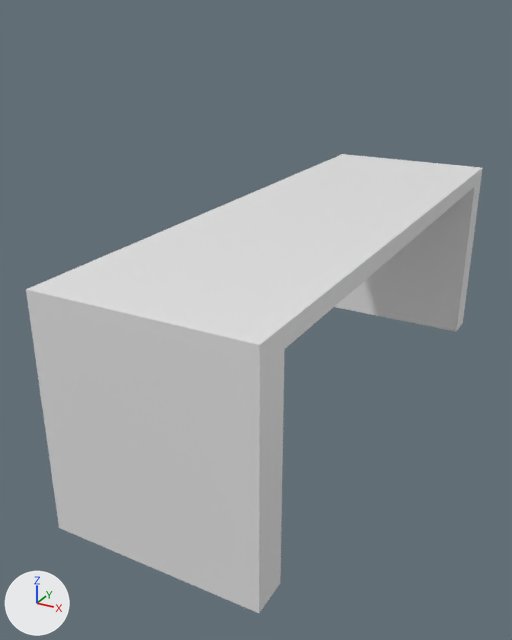
The FBX model 2020_Simulator/Assets/Desk/Desk.fbx: old version first, new version second.
Rendered twice from a 50 mm camera at (2.92, -4.54, 3.41) aimed at (-0.43, 1.54, 0.37). Lighting does not change. The marker at lower left points along +X, +Y and +Z. Where no turn or scale is listed for an object, it has been applied to the vertices.
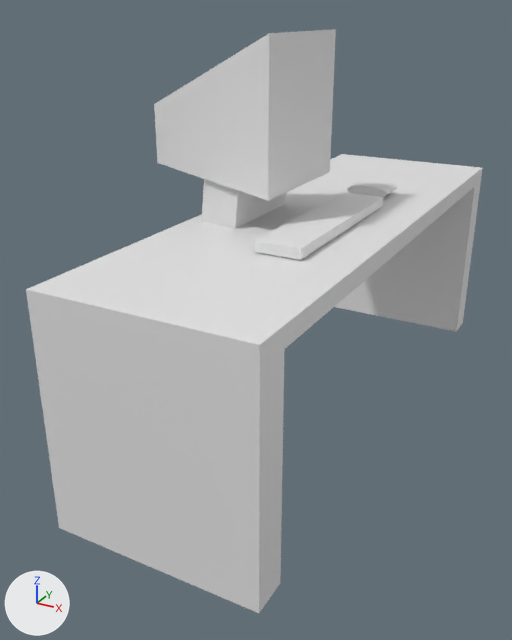
Where the change shows, as pixel boxes (x1, y1, x2, y2) in the pictures (512 x 640 px):
'Cube.001', added: after (154, 29, 336, 229)
'keyboard', added: after (254, 192, 383, 260)
'mouse', added: after (347, 179, 397, 197)

The change, as a diff of the scene's bpy script:
```diff
--- a/2020_Simulator/Assets/Desk/Desk.fbx.py
+++ b/2020_Simulator/Assets/Desk/Desk.fbx.py
@@ me_cube_001 @@
+me_cube_001.from_pydata(...)  # 72 vertices, 69 faces; spans x -0.7..0.7, y -0.7..0.7, z -1.12..0.7
@@ me_cube_002 @@
+me_cube_002.from_pydata(...)  # a box spanning x -1.0..1.0, y -1.0..1.0, z -1.0..1.0
@@ me_cylinder @@
+me_cylinder.from_pydata(...)  # a 32-sided cylinder along z spanning x -1.0..1.0, y -1.0..1.0, z -1.0..1.0
@@ ob_cube_001 @@
+ob_cube_001 = bpy.data.objects.new('Cube.001', me_cube_001)
+ob_cube_001.location = (-0.71, 1.72, 2.53)
@@ ob_keyboard @@
+ob_keyboard = bpy.data.objects.new('keyboard', me_cube_002)
+ob_keyboard.location = (0.31, 1.58, 1.54)
+ob_keyboard.rotation_euler = (0.0, 0.0, 3.142)  # degrees (0, 0, 180)
+ob_keyboard.scale = (-0.223, -1.0, -0.0497)
@@ ob_mouse @@
+ob_mouse = bpy.data.objects.new('mouse', me_cylinder)
+ob_mouse.location = (0.24, 3.07, 1.55)
+ob_mouse.rotation_euler = (-1.571, 0.0, 0.0)  # degrees (-90, 0, 0)
+ob_mouse.scale = (-0.234, -0.0628, -0.177)
```
